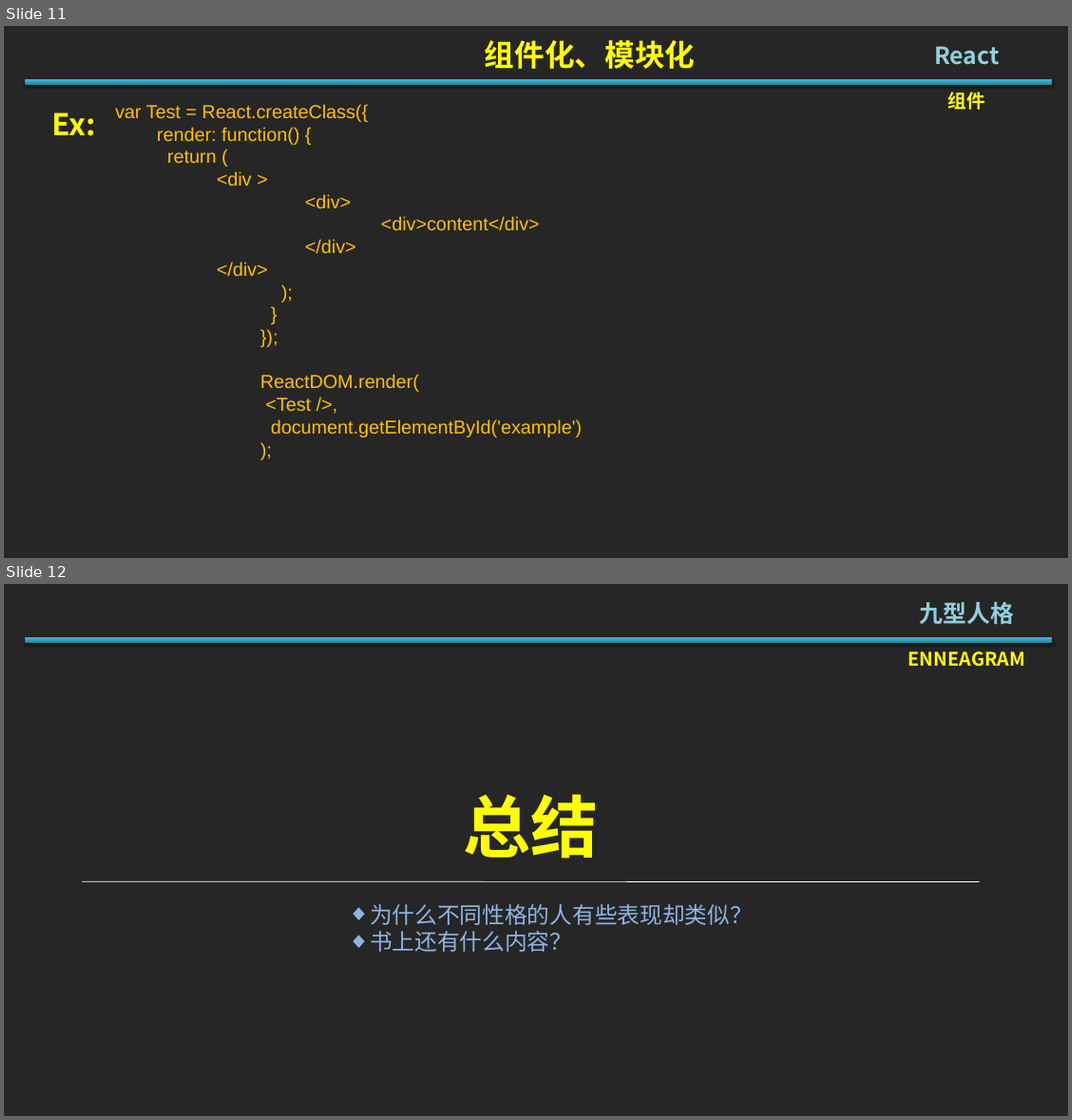
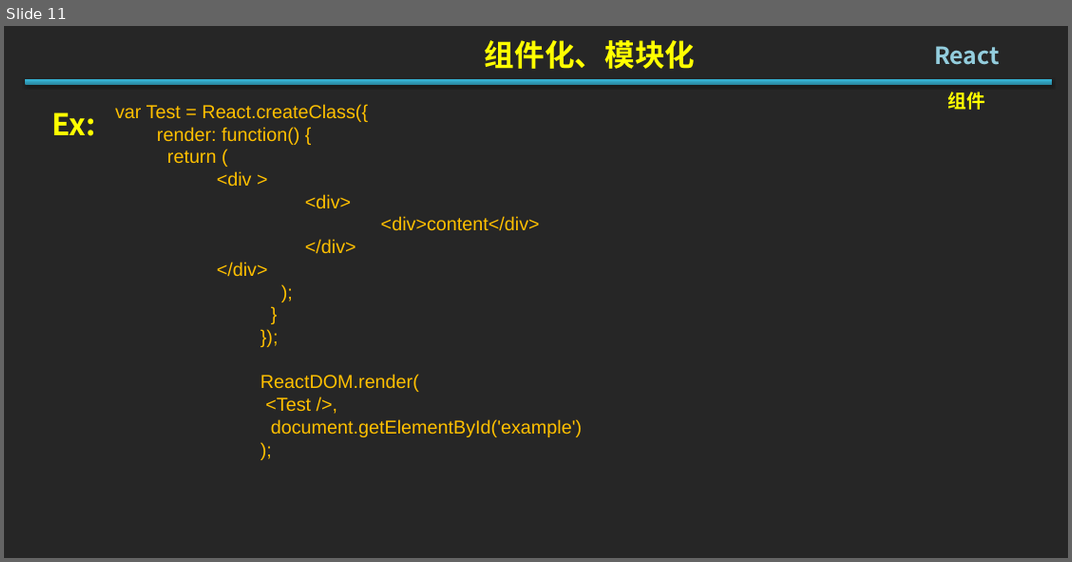
Before and after one commit to Jiepeixuan/Share, a slide deck: React/React.pptx. Shown one above the other, each under a label of ours: slides 11 and 12 before the commit, slide 11 after it. The pictures are 1072x1120 and 1072x562 pixels, drawn with LibreOffice and Linux fonts; fonts in the diff are those of the drawing. Boxes give left, top, right and bottom in pixels: in the first picture for what was removed or moved away, otherwise in the second. Text is boxed around its words. In the diff, an @@ line names an element or a change of style, - is before the commit and + after.

```diff
--- a/React/React.pptx
+++ b/React/React.pptx
@@ slide 12 removed at [4, 584, 1068, 1116], background #262626 @@
@@ title removed at [920, 602, 1015, 625] @@
-九型人格
@@ rectangle removed at [26, 637, 1053, 643] @@
@@ text removed at [908, 651, 1025, 667] @@
-ENNEAGRAM
@@ text removed at [463, 794, 598, 859] @@
-总结
@@ line removed from (82, 882) to (980, 882) @@
@@ text removed at [370, 904, 753, 952] @@
-◆ 为什么不同性格的人有些表现却类似？
-◆ 书上还有什么内容？
```
Also in this commit, not shown: 1 slide changed, 3 slides added, 4 other slides removed.
